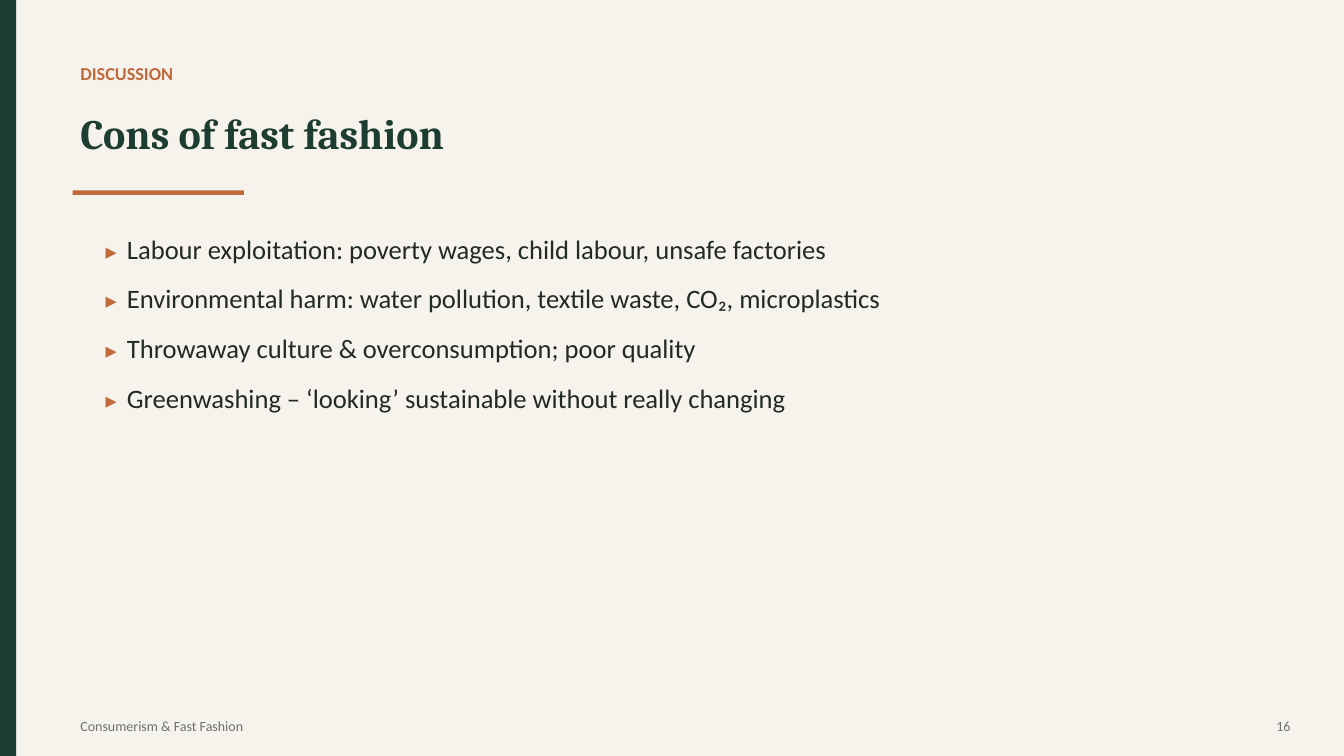
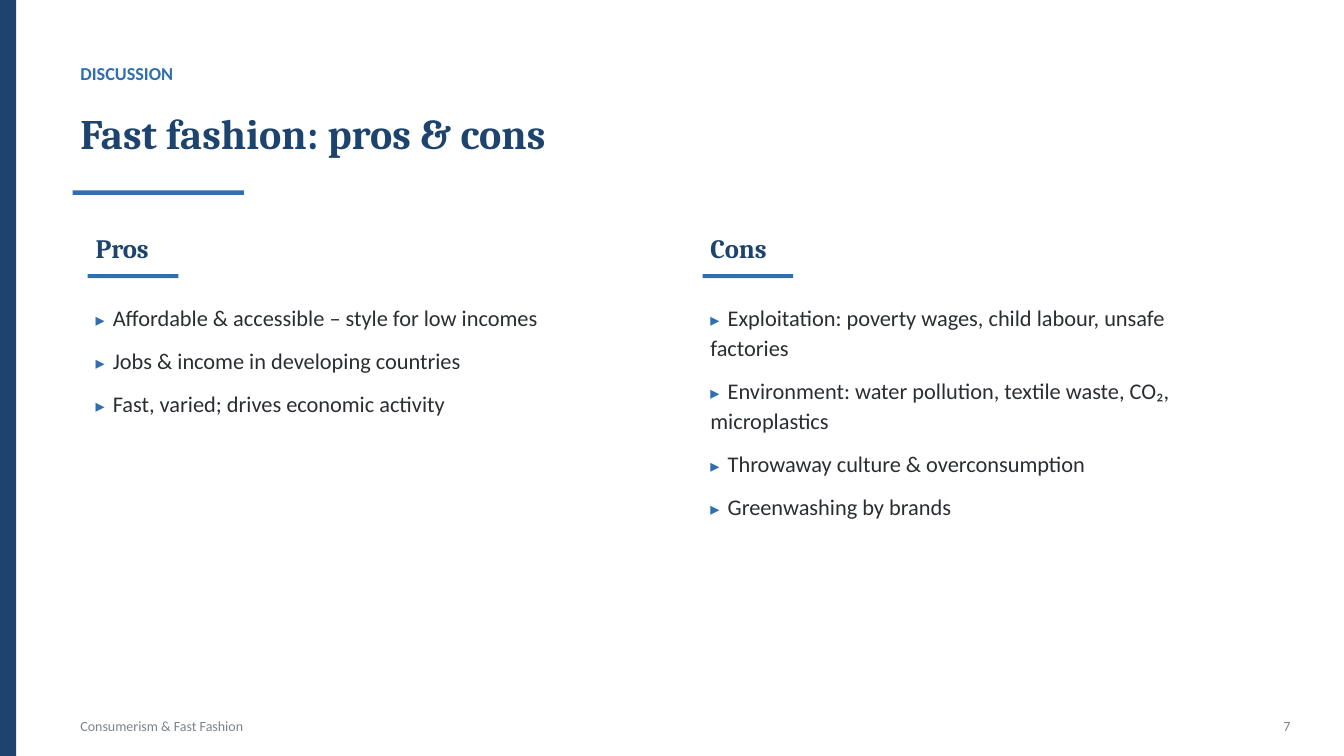
Before and after one commit to fdsh75qs9z-ui/MssAtelier, a slide deck: slide 7 of fast-fashion-presentation/Fast_Fashion_Presentation.pptx (slide 16 before the commit). Drawn at 1344x756 pixels with LibreOffice and Linux fonts; fonts in the diff are those of the drawing. Boxes give left, top, right and bottom in pixels: in the first picture for what was removed or moved away, otherwise in the second. Text is boxed around its words. In the diff, an @@ line names an element or a change of style, - is before the commit and + after.

```diff
--- a/fast-fashion-presentation/Fast_Fashion_Presentation.pptx
+++ b/fast-fashion-presentation/Fast_Fashion_Presentation.pptx
@@ background #F6F3EC to #FFFFFF @@
@@ rectangle at (x1=0, y1=0, x2=16, y2=756): fill #1E3D32 to #1D446E @@
@@ text "DISCUSSION" at (x1=80, y1=68, x2=173, y2=80): text colour #C06A3C to #2F6FB0 @@
@@ text at (x1=80, y1=119, x2=546, y2=158): text changed; text colour #1E3D32 to #1D446E @@
-Cons of fast fashion
+Fast fashion: pros & cons
@@ rectangle at (x1=73, y1=191, x2=244, y2=195): fill #C06A3C to #2F6FB0 @@
@@ text added at (x1=96, y1=240, x2=149, y2=259), 19 pt, text #1D446E, bold @@
+Pros
@@ text added at (x1=710, y1=240, x2=766, y2=259), 19 pt, text #1D446E, bold @@
+Cons
@@ rectangle added at (x1=88, y1=274, x2=178, y2=278), fill #2F6FB0 @@
@@ rectangle added at (x1=703, y1=274, x2=793, y2=278), fill #2F6FB0 @@
@@ text added at (x1=113, y1=310, x2=538, y2=416), 16 pt, text #2A2E33 @@
+▸ Affordable & accessible – style for low incomes
+▸ Jobs & income in developing countries
+▸ Fast, varied; drives economic activity
@@ text at (x1=710, y1=310, x2=1170, y2=519): text changed; size 19 to 16 pt; text colour #222A26 to #2A2E33 @@
-▸ Labour exploitation: poverty wages, child labour, unsafe factories
-▸ Environmental harm: water pollution, textile waste, CO₂, microplastics
-▸ Throwaway culture & overconsumption; poor quality
-▸ Greenwashing – ‘looking’ sustainable without really changing
+▸ Exploitation: poverty wages, child labour, unsafe factories
+▸ Environment: water pollution, textile waste, CO₂, microplastics
+▸ Throwaway culture & overconsumption
+▸ Greenwashing by brands
@@ text "Consumerism & Fast Fashion" at (x1=80, y1=721, x2=243, y2=731): text colour #6B736E to #7C848C @@
@@ text at (x1=1283, y1=722, x2=1290, y2=731): text changed; text colour #6B736E to #7C848C @@
-16
+7
```
Also in this commit, not shown: 9 other slides changed, 11 slides removed, 2 other files.
